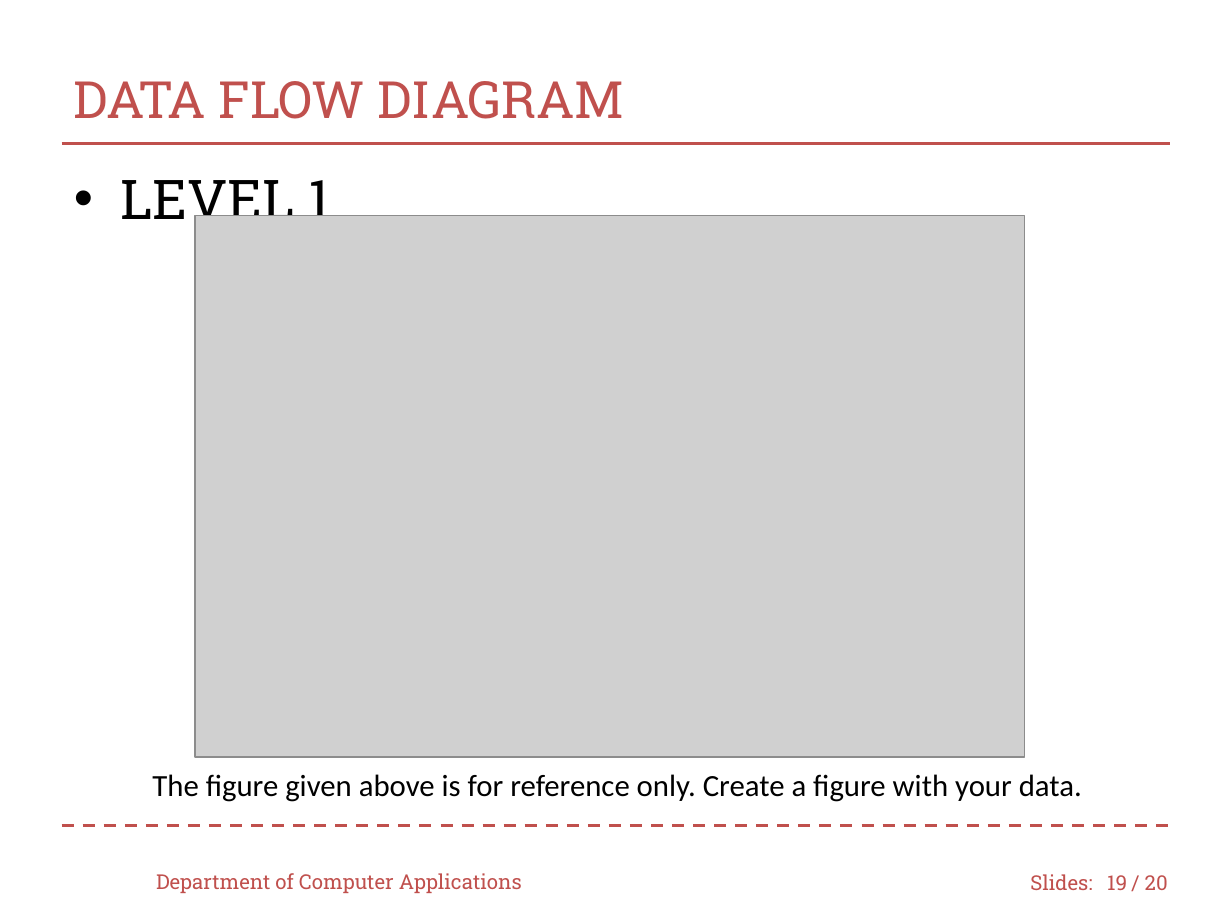
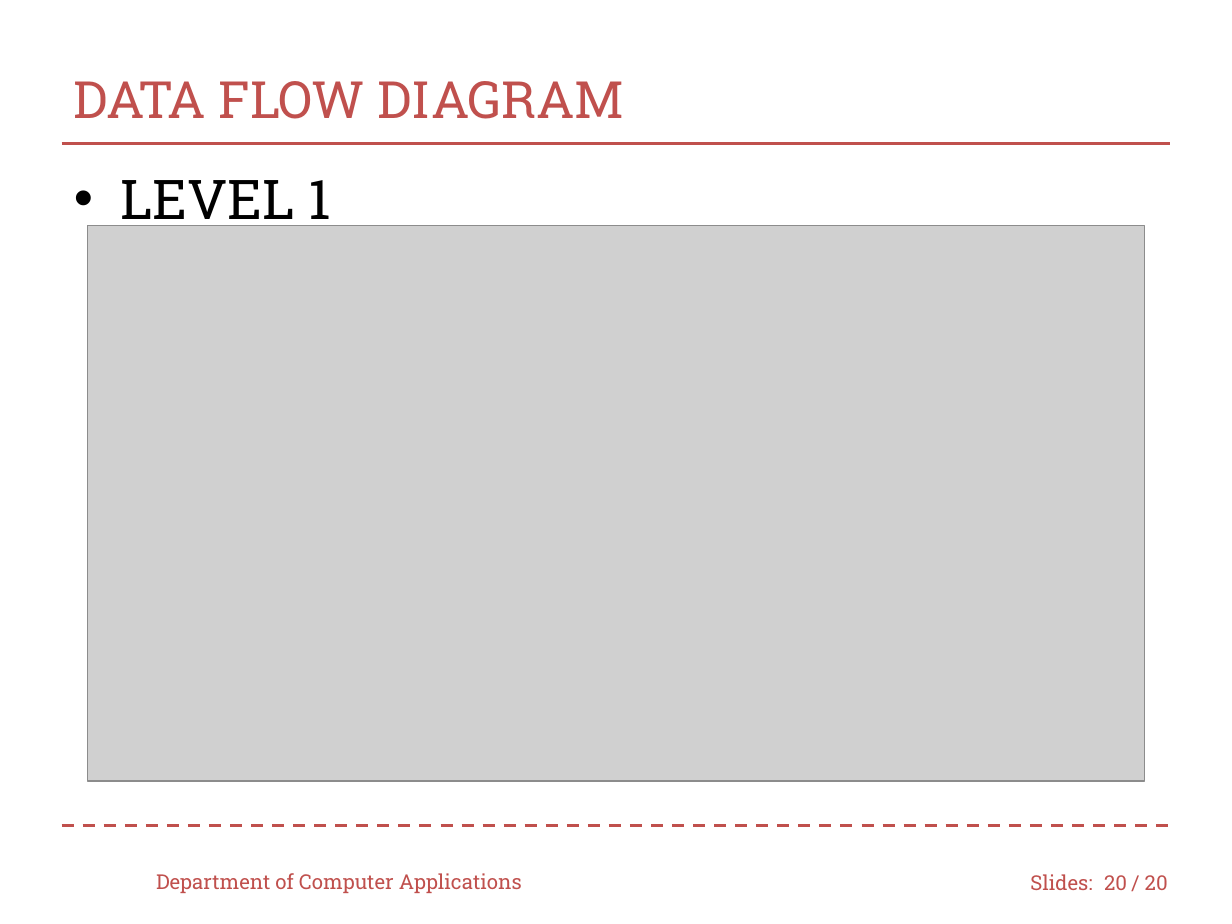
Before and after one commit to Saran-sk52/Mini-Project, a slide deck: slide 20 of 49_MP_presentation.pptx (slide 19 before the commit). Drawn at 1232x924 pixels with LibreOffice and Linux fonts; fonts in the diff are those of the drawing; grey boxes stand for pictures; background and template pictures are left out. Boxes give left, top, right and bottom in pixels: in the first picture for what was removed or moved away, otherwise in the second. Text is boxed around its words. In the diff, an @@ line names an element or a change of style, - is before the commit and + after.

```diff
--- a/49_MP_presentation.pptx
+++ b/49_MP_presentation.pptx
@@ picture: place and size @@
-picture at [195,216,1024,758]
+picture at [87,225,1145,781]
@@ text removed at [152,774,1082,802] @@
-The figure given above is for reference only. Create a figure with your data.
@@ page number at [1104,875,1127,890]: text changed @@
-19
+20
```
Also in this commit, not shown: 18 other slides changed, 1 slide added, 1 slide removed.
